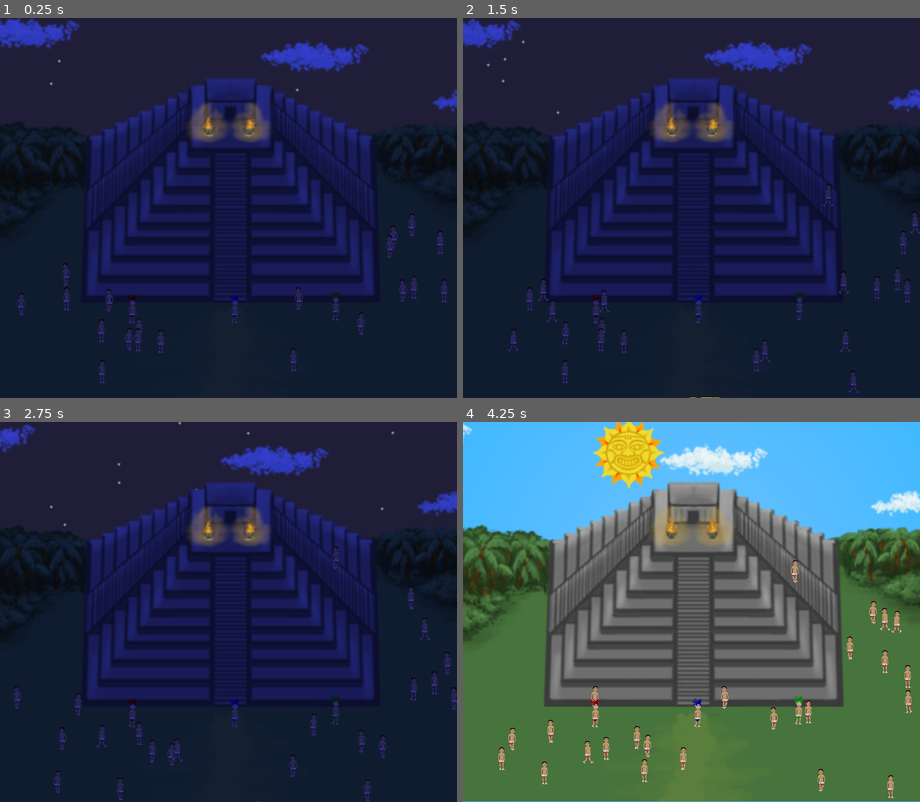
Above: before the commit, frames 1-4 (two rows, left to right).
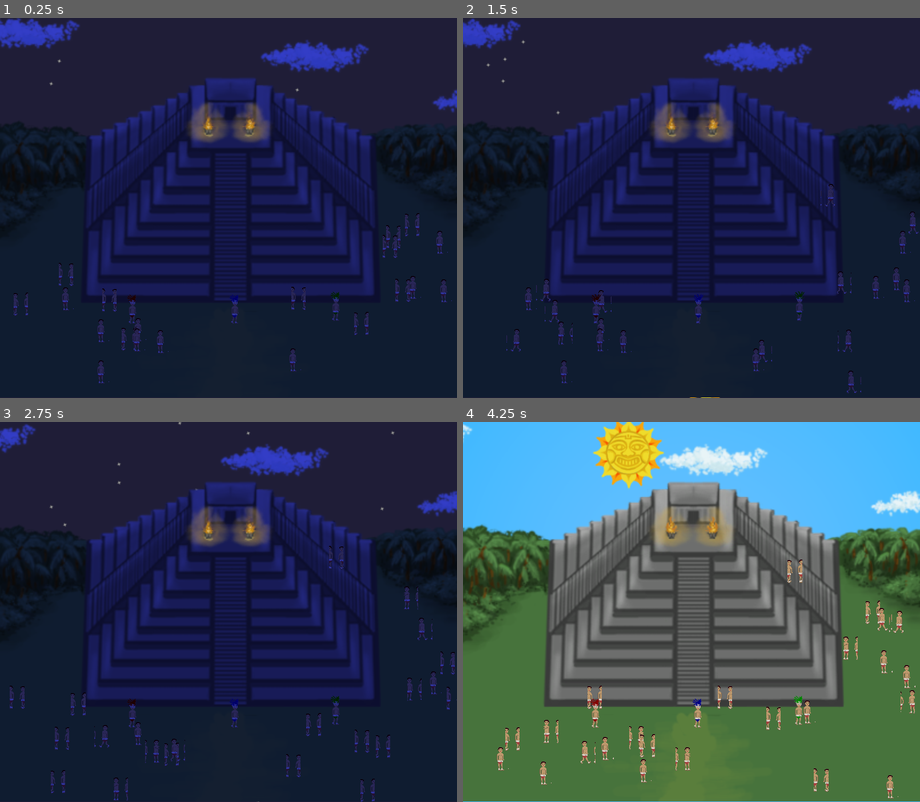
Above: after the commit, the same moments.

Repository: JohnMeadow1/RisingSun
Game: Godot game, scene res://main.tscn
Same seed, same stepped clock (60 frames per second), same inputs: the game is played once before the commit and once after it.
Inputs:
- Up to frame 1 (0.25 s): no input
- Up to frame 2 (1.5 s): no input
- Up to frame 3 (2.75 s): no input
- Up to frame 4 (4.25 s): no input

The runs differ from the first frame. In frame 1, 1.3% of the frame differs, in the area x 3-99%, y 51-97%; in frame 2, 1.1%; in frame 3, 2.0%; in frame 4, 2.4%, in the area x 7-99%, y 36-100%.

Commit message:
Update player movement; Update NPC image;

Diff:
--- a/source/scripts/players/player1.gd
+++ b/source/scripts/players/player1.gd
@@ -7,23 +7,15 @@
 # Const
 const MOVE_SPEED  = 200
 
-const BOOST_TIME  = 0.4
-const BOOST_SPEED = 200
-
 export(int) var PLAYER_NUM
 
-var boost_timer = null
 var drag_item = null
 
 func _ready():
 	# Called every time the node is added to the scene.
 	# Initialization here
 
-	# Setup timer for boost
-	self.boost_timer = Timer.new()
-	self.boost_timer.wait_time = BOOST_TIME
-	self.boost_timer.set_one_shot(true)
-	self.add_child(self.boost_timer)
+	# Color players
 	if PLAYER_NUM == 1:
 		$Sprite2.modulate = Color(1,0,0,1)
 	if PLAYER_NUM == 2:
@@ -32,39 +24,41 @@
 		$Sprite2.modulate = Color(0,0,1,1)
 
 func _process(delta):
-
 	#
 	# Move inputs
 	#
 	var move = Vector2()
-#	var offset = (MOVE_SPEED + (self.boost_timer.time_left / self.boost_timer.wait_time) * BOOST_SPEED) * delta
-	var offset = MOVE_SPEED *delta
+	var offset = MOVE_SPEED * delta
+	var is_moving = false
 
 	if Input.is_action_pressed("move_up_p" + str(PLAYER_NUM)) and position.y > 0:
-#		position.y -= offset;
 		move.y  -= offset;
+		is_moving = true
 
 	if Input.is_action_pressed("move_down_p" + str(PLAYER_NUM)) and position.y < get_viewport_rect().size.y:
-#		position.y += offset;
 		move.y  += offset;
+		is_moving = true
 
 	if Input.is_action_pressed("move_left_p" + str(PLAYER_NUM)) and position.x > 0:
-#		position.x -= offset;
 		move.x  -= offset;
+		is_moving = true
 
 	if Input.is_action_pressed("move_right_p" + str(PLAYER_NUM)) and position.x < get_viewport_rect().size.x:
-#		position.x += offset;
 		move.x  += offset;
+		is_moving = true
 
-	# Boost
-	if Input.is_action_pressed("alt_p" + str(PLAYER_NUM)) and position.x < get_viewport_rect().size.x:
-		self.boost_timer.start()
+	move_and_slide(move * 100)
 
-
-	move_and_slide(move *100)
 	#
 	# Others
 	#
+
+	# Update animation
+	if is_moving:
+		if $AnimationPlayer.current_animation != "walk":
+			$AnimationPlayer.play("walk")
+	else:
+		$AnimationPlayer.play("idle")
 
 	# Pick item on the floor
 	if Input.is_action_just_pressed("use_p" + str(PLAYER_NUM)):
Binary file changed: source/images/npc.png
